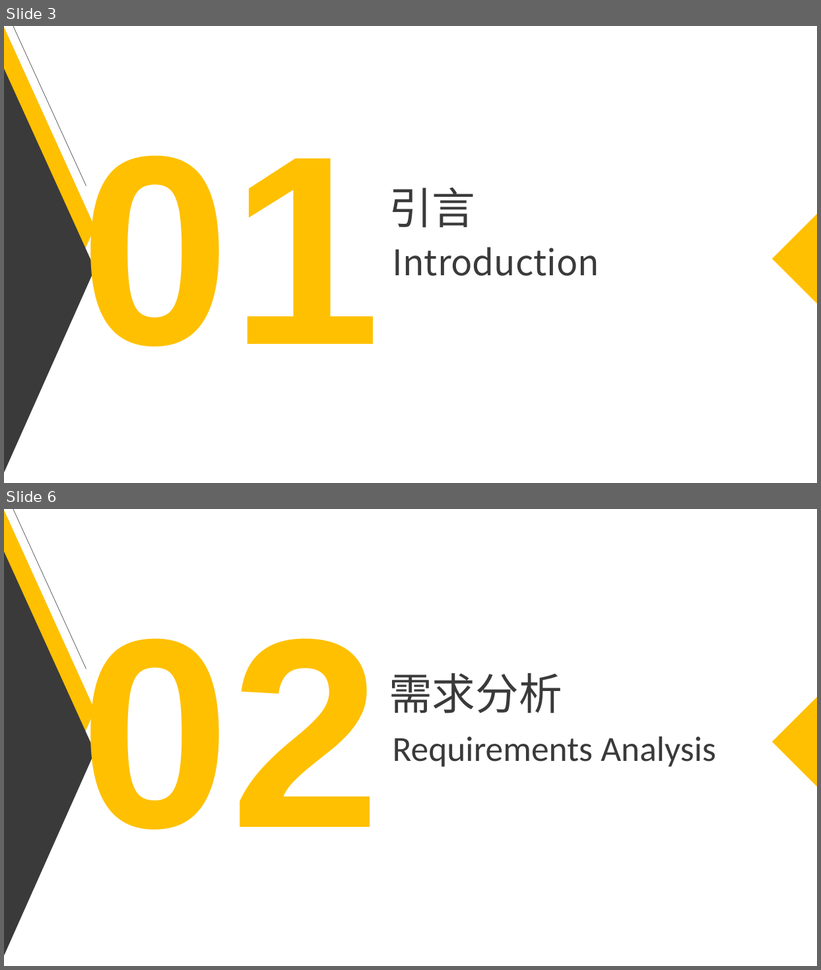
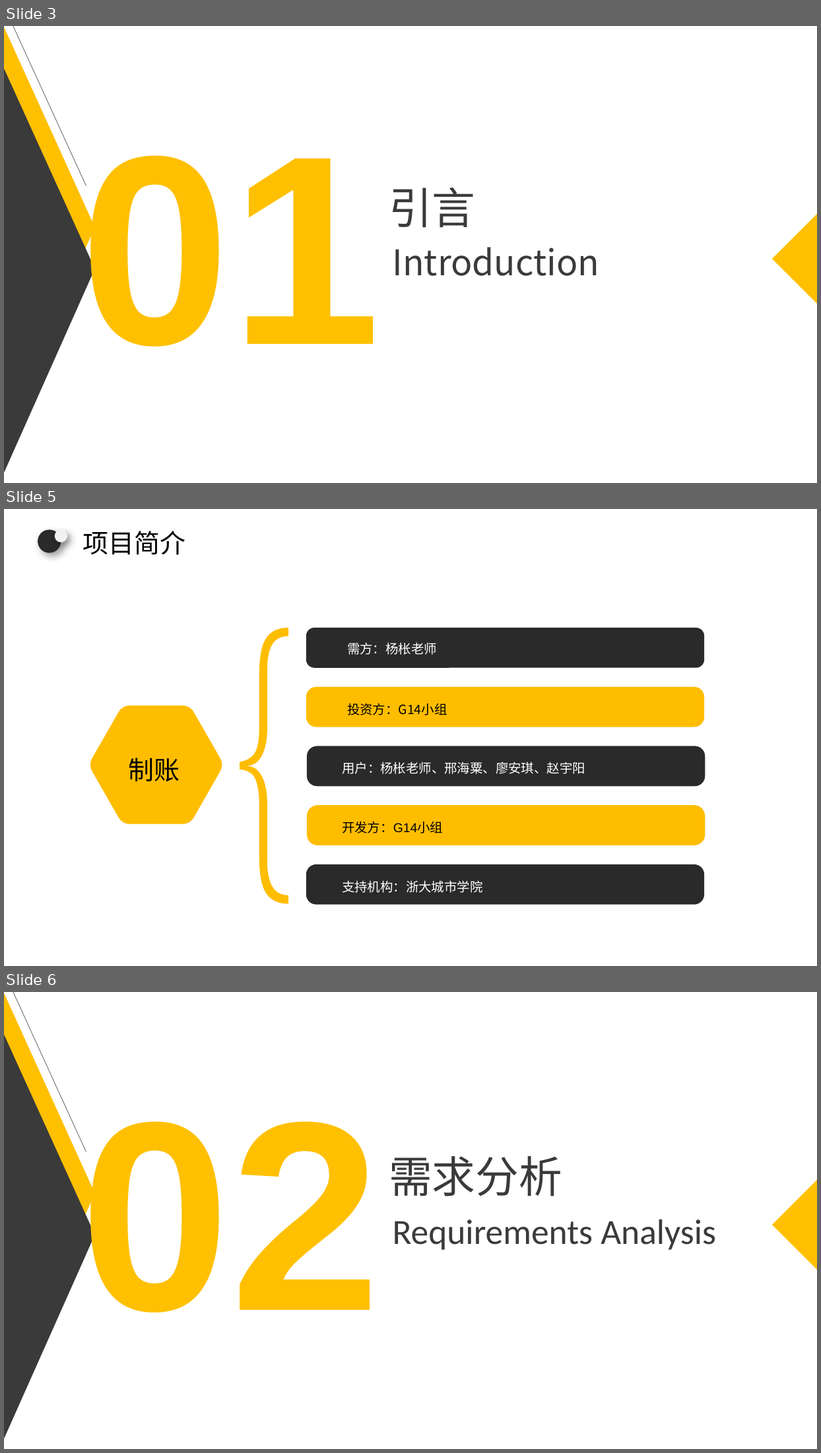
Before and after one commit to zszdxasdf/zhizhang, a slide deck: 需求分析/SE2020-G14-软件需求说明(SRS)0.2/SE2020-G14-软件需求规格说明(SRS)0.2.pptx. Shown one above the other, each under a label of ours: slides 3 and 6 before the commit, slides 3, 5 and 6 after it; the slides between them are not shown. The pictures are 821x970 and 821x1453 pixels, drawn with LibreOffice and Linux fonts; fonts in the diff are those of the drawing. Boxes give left, top, right and bottom in pixels: in the first picture for what was removed or moved away, otherwise in the second. Text is boxed around its words. In the diff, an @@ line names an element or a change of style, - is before the commit and + after.

```diff
--- a/需求分析/SE2020-G14-软件需求说明(SRS)0.2/SE2020-G14-软件需求规格说明(SRS)0.2.pptx
+++ b/需求分析/SE2020-G14-软件需求说明(SRS)0.2/SE2020-G14-软件需求规格说明(SRS)0.2.pptx
@@ slide 5 added at bbox=[4, 509, 817, 966], background #FFFFFF @@
@@ ellipse added at bbox=[38, 530, 61, 553], fill #2A2A2A @@
@@ ellipse added at bbox=[54, 530, 67, 543], fill #F2F2F2 @@
@@ text added at bbox=[83, 531, 186, 555], 32 pt, text #000000 @@
+项目简介
@@ freeform shape added at bbox=[240, 628, 288, 904], fill #FFBD00 @@
@@ rounded rectangle added at bbox=[306, 628, 705, 667], fill #2A2A2A @@
@@ text added at bbox=[347, 642, 437, 655], 16 pt, text #FFFFFF @@
+需方：杨枨老师
@@ freeform shape added at bbox=[90, 706, 222, 824], fill #FFBD00 @@
@@ rounded rectangle added at bbox=[306, 687, 705, 727], fill #FFBD00 @@
@@ text added at bbox=[347, 703, 447, 716], 16 pt, text #000000 @@
+投资方：G14小组
@@ rounded rectangle added at bbox=[307, 746, 706, 786], fill #2A2A2A @@
@@ text added at bbox=[129, 758, 180, 782], 32 pt, text #000000 @@
+制账
@@ text added at bbox=[342, 762, 585, 774], 16 pt, text #FFFFFF @@
+用户：杨枨老师、邢海粟、廖安琪、赵宇阳
@@ rounded rectangle added at bbox=[307, 806, 706, 846], fill #FFBD00 @@
@@ text added at bbox=[342, 821, 443, 834], 16 pt, text #000000 @@
+开发方：G14小组
@@ rounded rectangle added at bbox=[306, 865, 705, 904], fill #2A2A2A @@
@@ text added at bbox=[342, 881, 482, 893], 16 pt, text #FFFFFF @@
+支持机构：浙大城市学院
```
Also in this commit, not shown: 1 slide changed, 1 slide removed.
